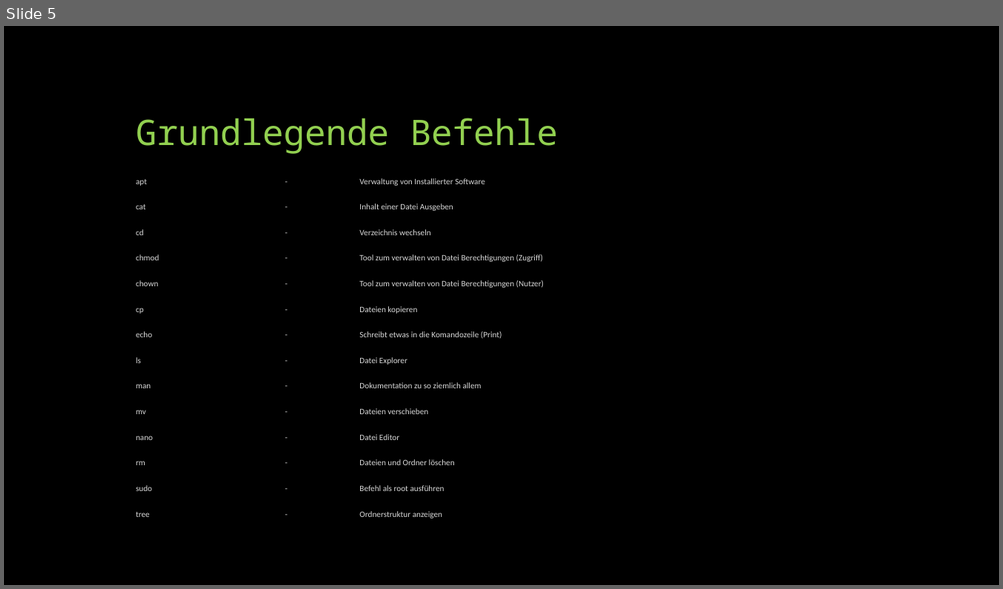
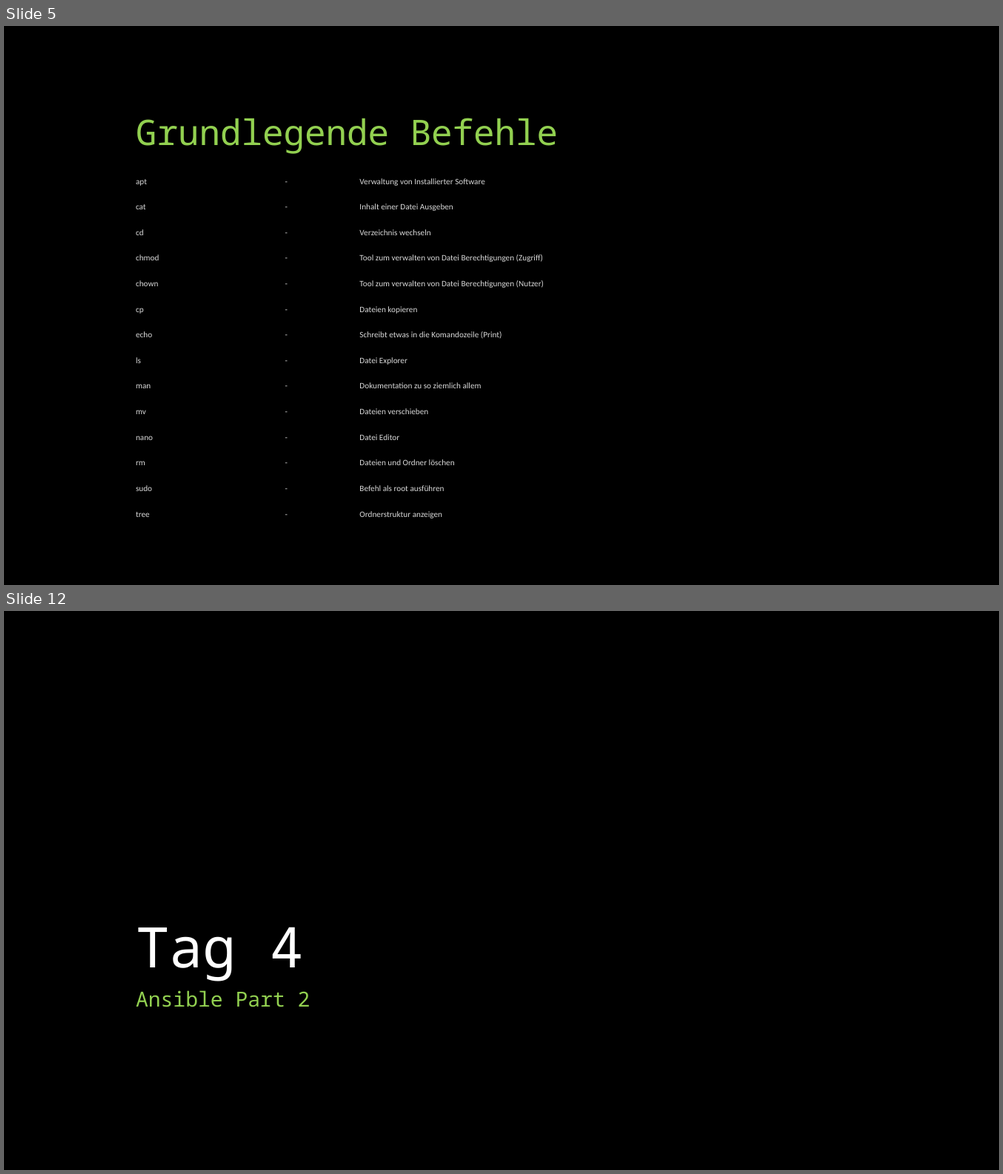
Before and after one commit to fwidder/Linux1x1, a slide deck: Linux 1x1.pptx. Shown one above the other, each under a label of ours: slide 5 before the commit, slides 5 and 12 after it; the slides between them are not shown. The pictures are 1003x589 and 1003x1174 pixels, drawn with LibreOffice and Linux fonts; fonts in the diff are those of the drawing. Boxes give left, top, right and bottom in pixels: in the first picture for what was removed or moved away, otherwise in the second. Text is boxed around its words. In the diff, an @@ line names an element or a change of style, - is before the commit and + after.

```diff
--- a/Linux 1x1.pptx
+++ b/Linux 1x1.pptx
@@ slide 12 added at <box>4,611,999,1170</box>, background #000000 @@
@@ title added at <box>136,927,304,982</box>, 54 pt, text #FFFFFF @@
+Tag 4
@@ text added at <box>136,991,310,1008</box>, 20 pt, text #92D050 @@
+Ansible Part 2
```
Also in this commit, not shown: 7 other slides added.
